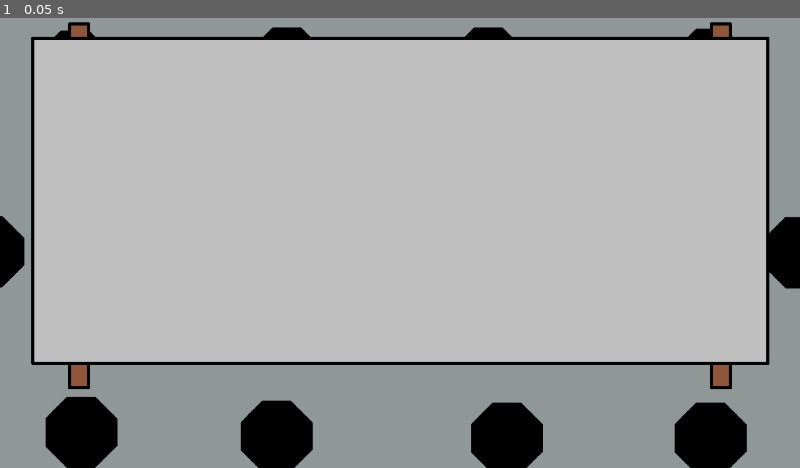
Above: before the commit, frame 1.
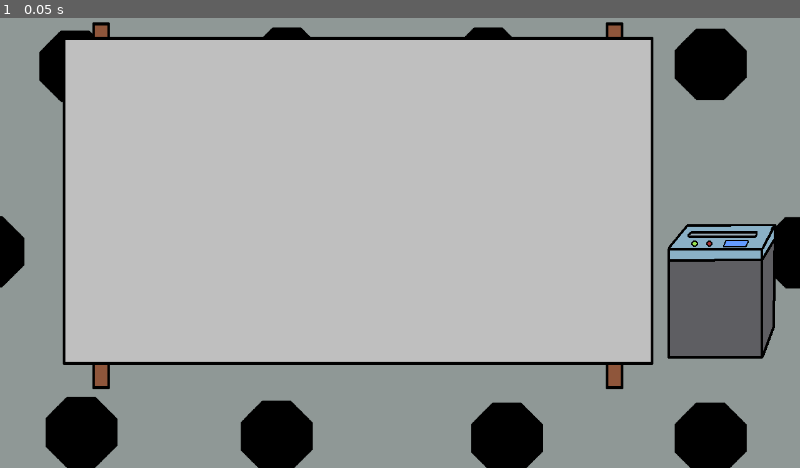
Above: after the commit, the same moment.

Repository: KuzMold/Deadline
Game: Godot game, scene res://scene/SceneTable/level_table.tscn
The game is run twice, just before and just after one commit, with the same random seed, the same clock (stepped at 60 frames per second) and the same inputs. The project has no main scene, so this scene is started directly.
Inputs:
- Up to frame 1 (0.05 s): no input

The runs differ from the first frame. In frame 1, 15% of the frame differs, in the area x 3-97%, y 0-83%.

Commit message:
добавление асетов и шредара на сцену

Diff:
--- a/deadline/scene/SceneTable/level_table.tscn
+++ b/deadline/scene/SceneTable/level_table.tscn
@@ -1,7 +1,8 @@
-[gd_scene load_steps=3 format=3 uid="uid://c68ww6a2mg0kq"]
+[gd_scene load_steps=4 format=3 uid="uid://c68ww6a2mg0kq"]
 
 [ext_resource type="Texture2D" uid="uid://dwnkl4giyidly" path="res://assets/Floor.png" id="1_6qaux"]
 [ext_resource type="Texture2D" uid="uid://dt601iuotnaya" path="res://assets/table.png" id="2_1tgiw"]
+[ext_resource type="PackedScene" uid="uid://b88shvr5ym3ba" path="res://scene/StaticObj/shredder.tscn" id="3_1tgiw"]
 
 [node name="LevelTable" type="Node2D"]
 
@@ -13,5 +14,9 @@
 texture = ExtResource("1_6qaux")
 
 [node name="Table" type="Sprite2D" parent="CanvasLayer"]
-position = Vector2(640, 360)
+position = Vector2(572.565, 360)
+scale = Vector2(0.8, 1)
 texture = ExtResource("2_1tgiw")
+
+[node name="Shredder" parent="CanvasLayer" instance=ExtResource("3_1tgiw")]
+position = Vector2(1158, 440)
--- /dev/null
+++ b/deadline/scene/StaticObj/shredder.tscn
@@ -0,0 +1,14 @@
+[gd_scene load_steps=3 format=3 uid="uid://b88shvr5ym3ba"]
+
+[ext_resource type="Texture2D" uid="uid://ch2akkgutw2j5" path="res://assets/Shreder.png" id="1_k7qcc"]
+
+[sub_resource type="RectangleShape2D" id="RectangleShape2D_clw46"]
+size = Vector2(177.44, 220)
+
+[node name="Shredder" type="StaticBody2D"]
+
+[node name="Sprite2D" type="Sprite2D" parent="."]
+texture = ExtResource("1_k7qcc")
+
+[node name="CollisionShape2D" type="CollisionShape2D" parent="."]
+shape = SubResource("RectangleShape2D_clw46")
Binary file added: deadline/assets/PaperSpawnZone.png
Not shown, added: deadline/assets/PaperSpawnZone.png.import
Binary file added: deadline/assets/Shreder.png
Not shown, added: deadline/assets/Shreder.png.import
